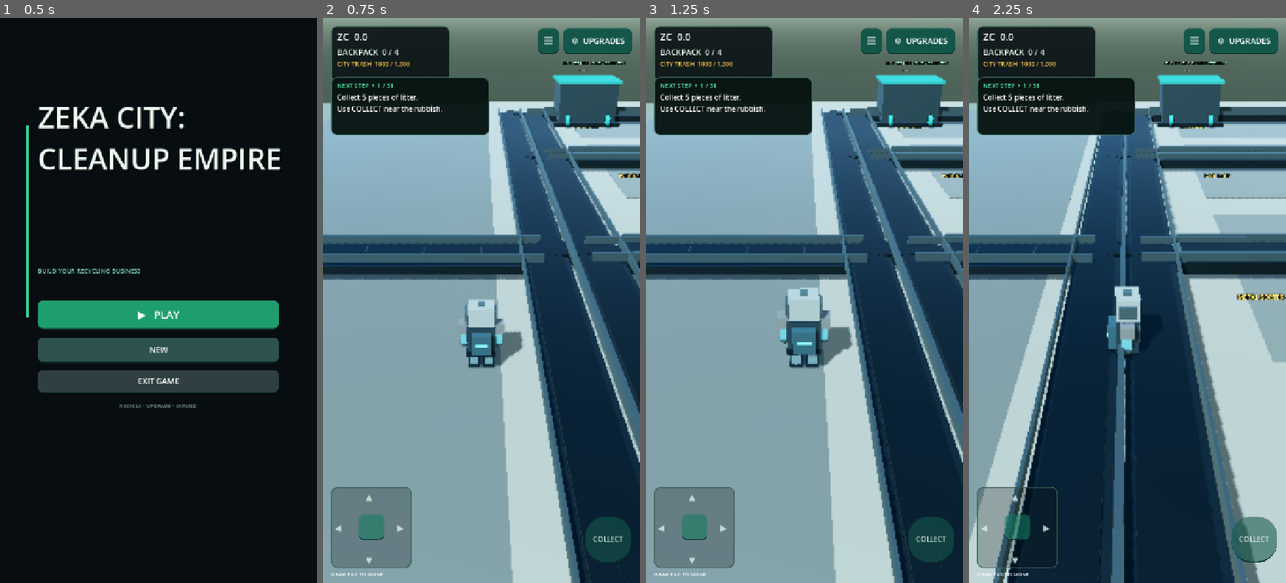
Above: before the commit, frames 1-4 (left to right).
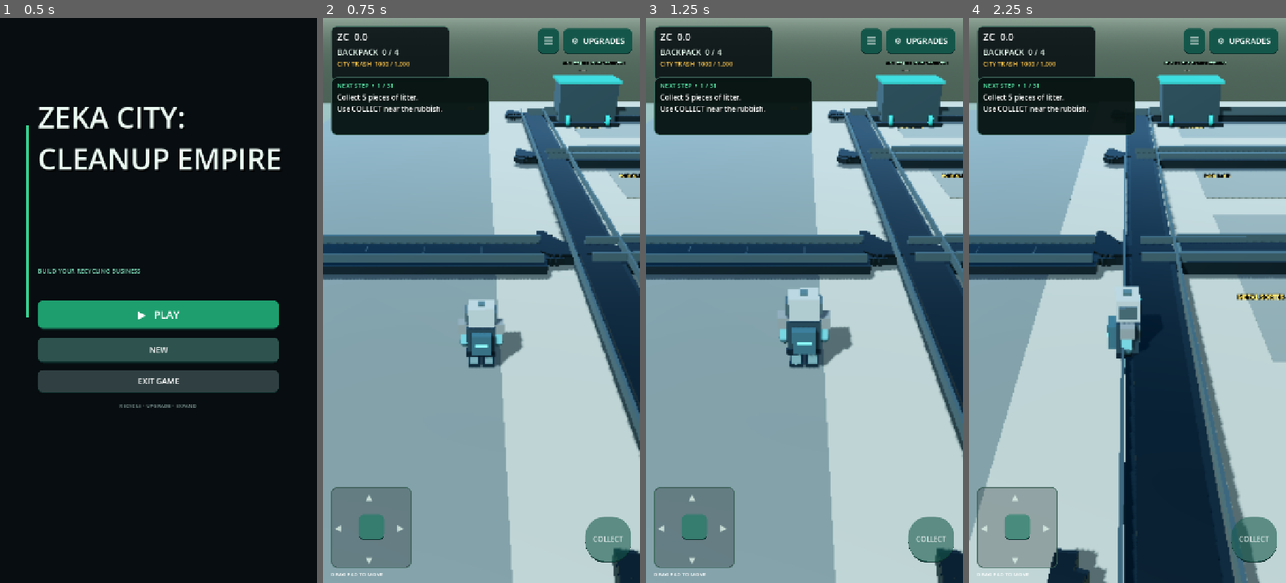
Above: after the commit, the same moments.

Repository: zekainstabot/trash-empire
Game: Godot game, scene res://Scenes/Main.tscn
The game is run twice, just before and just after one commit, with the same random seed, the same clock (stepped at 60 frames per second) and the same inputs.
Inputs (mouse positions are in pixels of both pictures, inside the frame that each line leads up to):
- Up to frame 1 (0.5 s): no input
- Up to frame 2 (0.75 s): click "▶ PLAY" at 0.5 s
- Up to frame 3 (1.25 s): no input
- Up to frame 4 (2.25 s): move the mouse to (1197, 272) at 1.27 s; hold D (move_right) 1.28-2 s; click (1197, 272) at 1.42 s; drag from (1064, 328) to (1111, 413) at 2.02 s

Frame 1 is identical in both runs. In frame 2, 15% of the frame differs, in the area x 54-100%, y 16-100%; in frame 3, 15%; in frame 4, 17%, in the area x 7-50%, y 20-100%.

Commit message:
Remove duplicate conveyor spine behind first machines

Diff:
--- a/Scripts/main.gd
+++ b/Scripts/main.gd
@@ -3843,14 +3843,7 @@
 	for side_x in [146.12, 147.88]:
 		_box("WasteFeedDistributorRail", Vector3(side_x, 1.08, 0.0), Vector3(0.08, 0.28, 53.5), steel, false)
 
-	# New cross-feed conveyor runs behind all five first-stage machines.
-	_box("FactoryFirstMachineFeedFrame", Vector3(145.2, 0.68, 0.0), Vector3(1.55, 0.30, 54.0), dark_steel, false)
-	_box("FactoryFirstMachineFeedBelt", Vector3(145.2, 0.89, 0.0), Vector3(1.18, 0.08, 53.5), belt_color, false)
-	for side_x in [144.36, 146.04]:
-		_box("FactoryFirstMachineFeedRail", Vector3(side_x, 1.08, 0.0), Vector3(0.08, 0.28, 53.5), steel, false)
-	for roller_z in range(-26, 27, 2):
-		var feed_roller := _cylinder("FactoryFirstMachineFeedRoller", Vector3(145.2, 0.88, float(roller_z)), 0.045, 1.05, Color(0.12, 0.16, 0.17), false)
-		feed_roller.rotation_degrees.x = 90.0
+	# Use the existing distributor spine; avoid a duplicate parallel conveyor.
 
 	# Smooth quarter-circle elbows turn the shared longitudinal belt into each machine branch.
 	for row in range(5):
